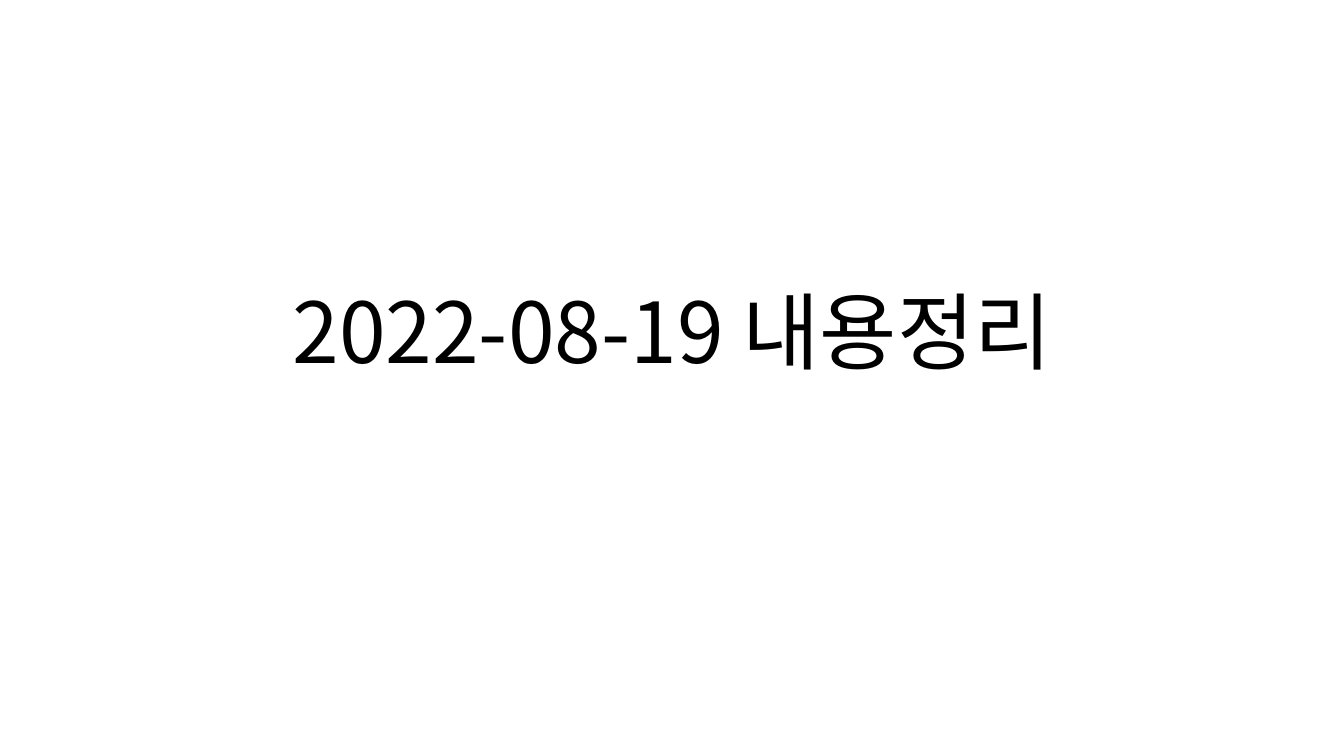
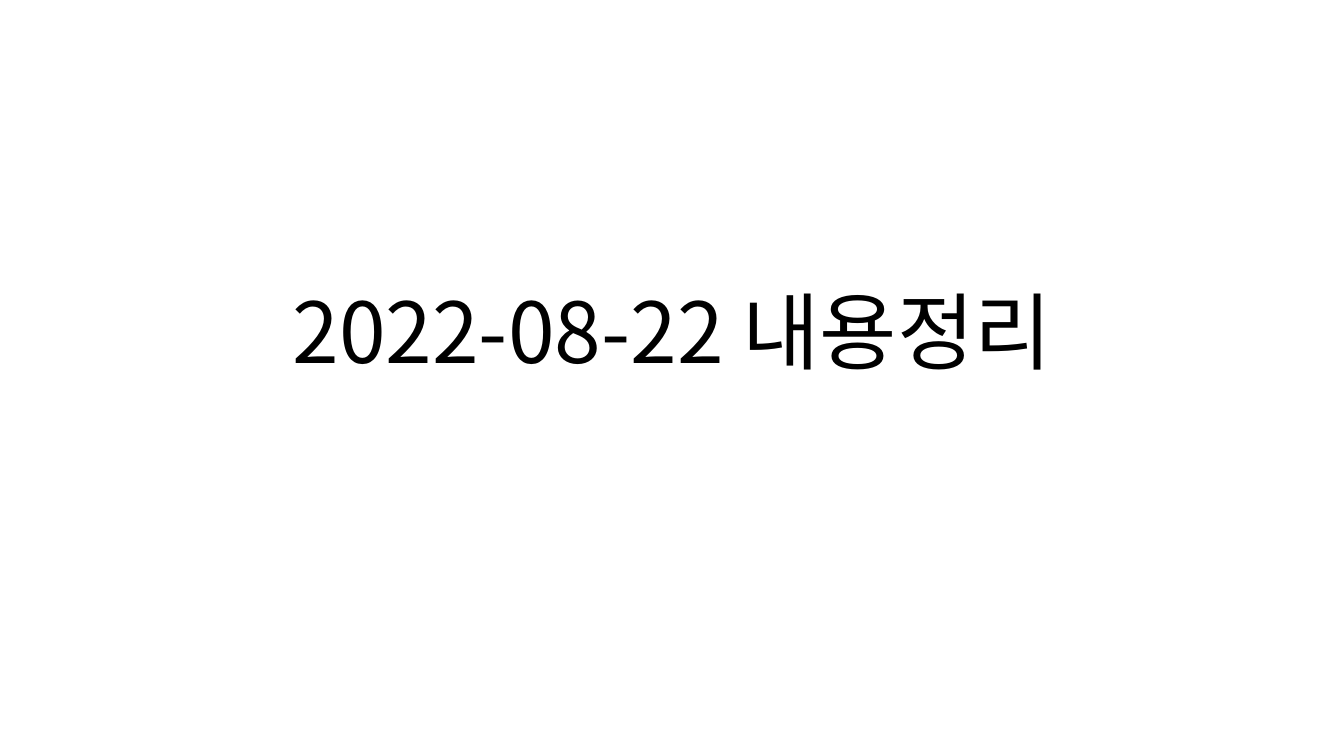
Before and after one commit to Dingadung/2022-study-workspace, a slide deck: slide 1 of study-note/자바/2022-08-22 내용정리.pptx. Drawn at 1344x756 pixels with LibreOffice and Linux fonts; fonts in the diff are those of the drawing. Boxes give left, top, right and bottom in pixels: in the first picture for what was removed or moved away, otherwise in the second. Text is boxed around its words. In the diff, an @@ line names an element or a change of style, - is before the commit and + after.

```diff
--- a/study-note/자바/2022-08-22 내용정리.pptx
+++ b/study-note/자바/2022-08-22 내용정리.pptx
@@ title at <box>292,293,1051,370</box>: text changed @@
-2022-08-19 내용정리
+2022-08-22 내용정리
```
Also in this commit, not shown: 3 other files.
